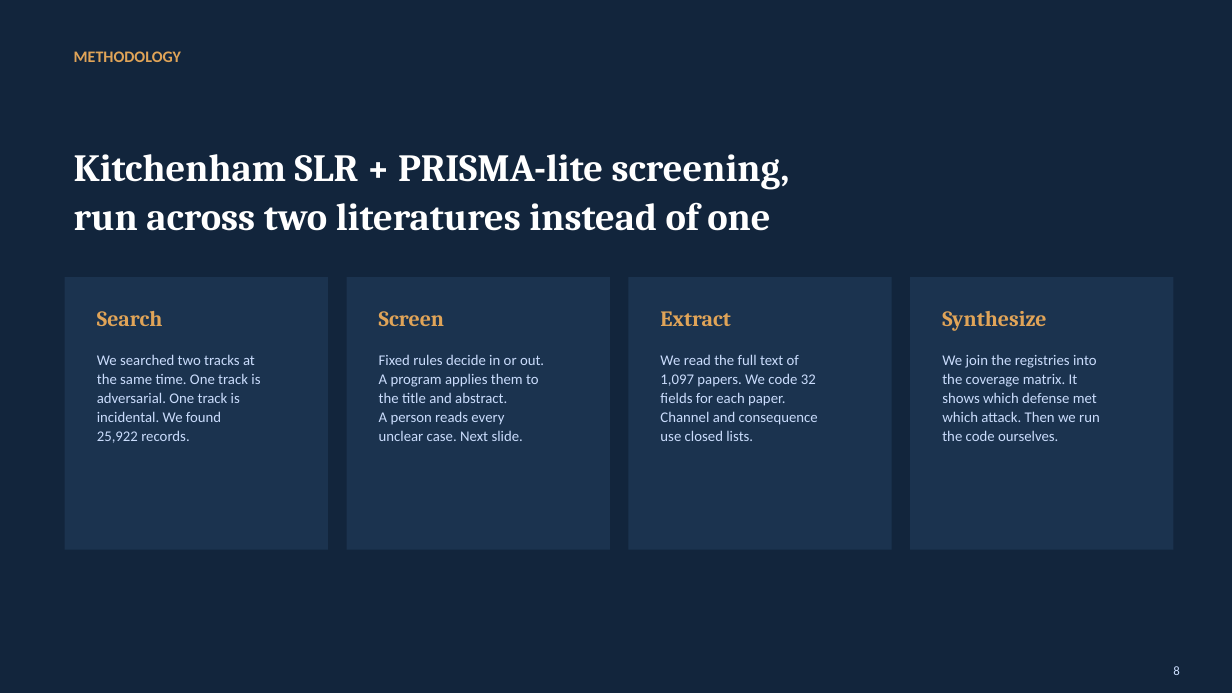
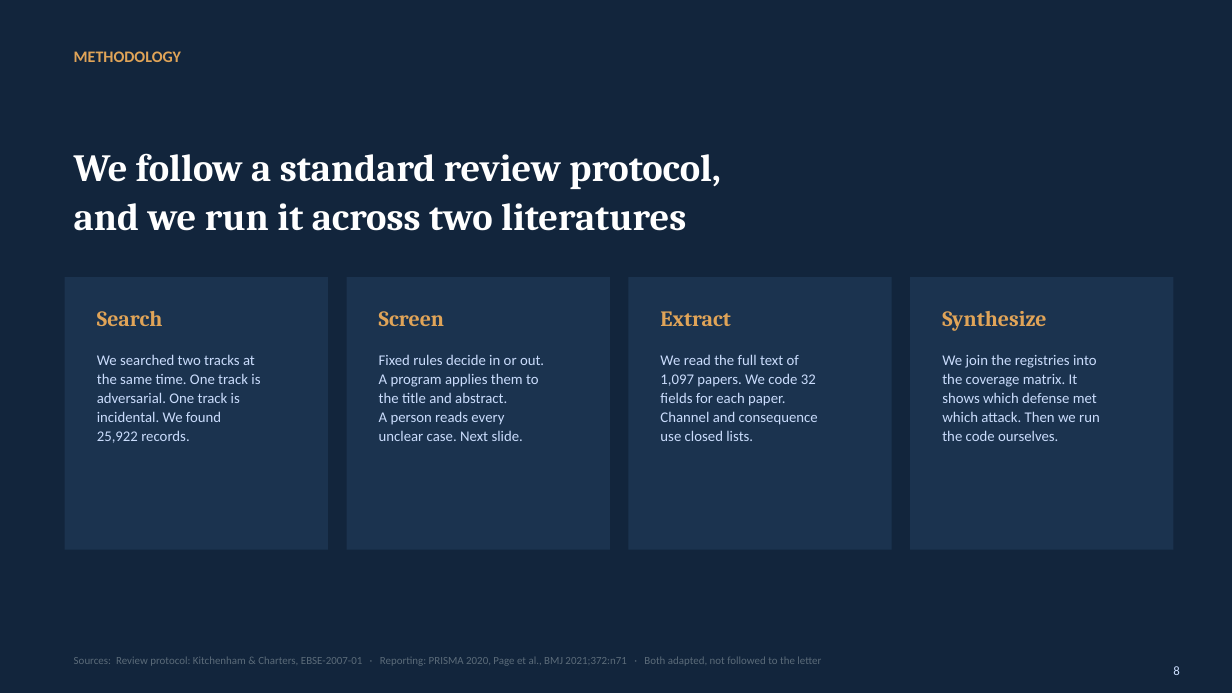
Before and after one commit to Nyamtulla/context_poison, a slide deck: slide 8 of context_sok_results_presentation.pptx. Drawn at 1232x693 pixels with LibreOffice and Linux fonts; fonts in the diff are those of the drawing. Boxes give left, top, right and bottom in pixels: in the first picture for what was removed or moved away, otherwise in the second. Text is boxed around its words. In the diff, an @@ line names an element or a change of style, - is before the commit and + after.

```diff
--- a/context_sok_results_presentation.pptx
+++ b/context_sok_results_presentation.pptx
@@ text at [74, 153, 721, 231]: text changed @@
-Kitchenham SLR + PRISMA-lite screening,
-run across two literatures instead of one
+We follow a standard review protocol,
+and we run it across two literatures
@@ text added at [74, 657, 821, 666], 8.5 pt, text #5B6B79 @@
+Sources: Review protocol: Kitchenham & Charters, EBSE-2007-01 · Reporting: PRISMA 2020, Page et al., BMJ 2021;372:n71 · Both adapted, not followed to the letter
```
Also in this commit, not shown: 10 other slides changed, 2 other files.
